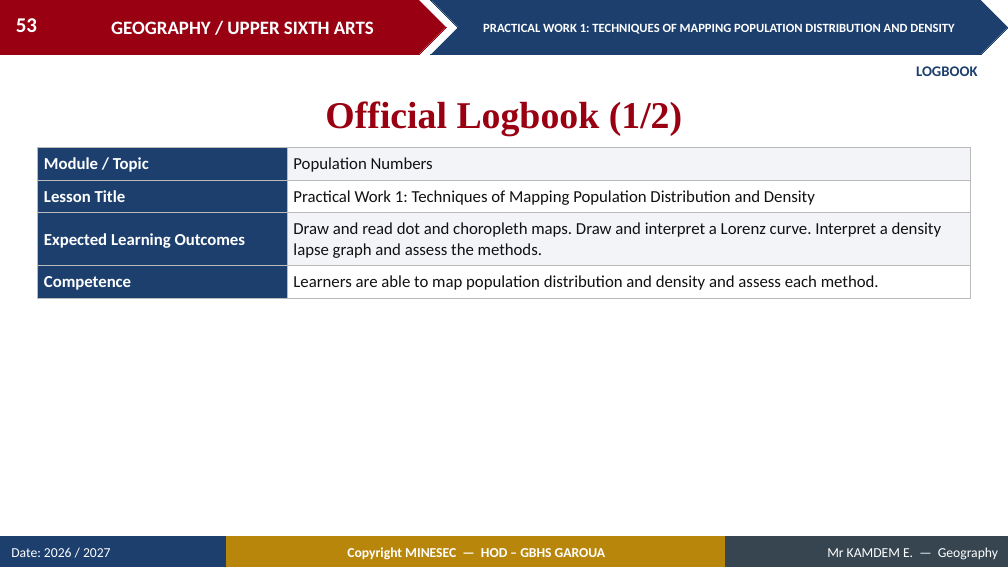
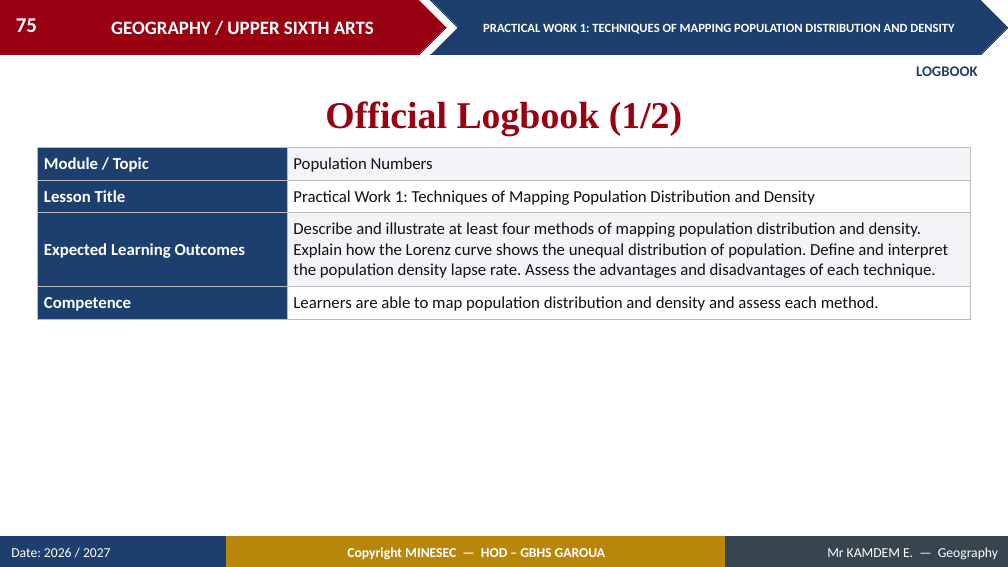
Before and after one commit to Berthautk/linea-github, a slide deck: slide 75 of lecons/USA/Population Geography/03_USA_POP_PW01_Techniques_of_Mapping_Population_Distribution_and_Density.pptx (slide 53 before the commit). Drawn at 1008x567 pixels with LibreOffice and Linux fonts; fonts in the diff are those of the drawing. Boxes give left, top, right and bottom in pixels: in the first picture for what was removed or moved away, otherwise in the second. Text is boxed around its words. In the diff, an @@ line names an element or a change of style, - is before the commit and + after.

```diff
--- a/lecons/USA/Population Geography/03_USA_POP_PW01_Techniques_of_Mapping_Population_Distribution_and_Density.pptx
+++ b/lecons/USA/Population Geography/03_USA_POP_PW01_Techniques_of_Mapping_Population_Distribution_and_Density.pptx
@@ page number at (x1=16, y1=18, x2=37, y2=32): text changed @@
-53
+75
@@ table at (x1=38, y1=147, x2=970, y2=315) @@
-row 3, column 2: Draw and read dot and choropleth maps. Draw and interpret a Lorenz curve. Interpret a density lapse graph and assess the methods.
+row 3, column 2: Describe and illustrate at least four methods of mapping population distribution and density. Explain how the Lorenz curve shows the unequal distribution of population. Define and interpret the population density lapse rate. Assess the advantages and disadvantages of each technique.
```
Also in this commit, not shown: 36 other slides changed, 32 slides added, 10 slides removed, 9 other files.
